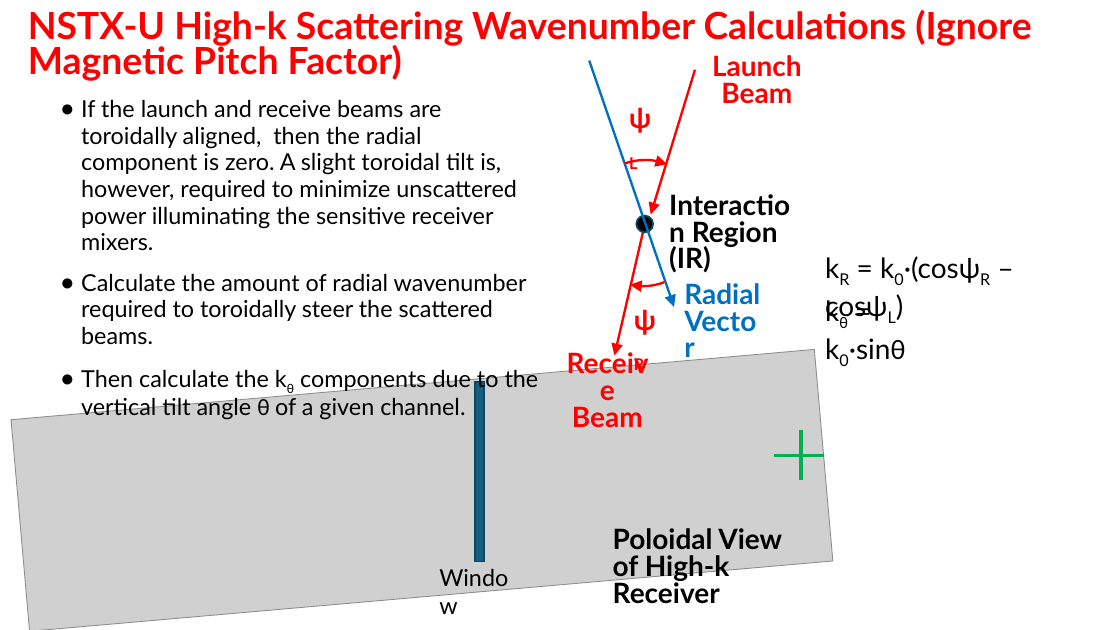
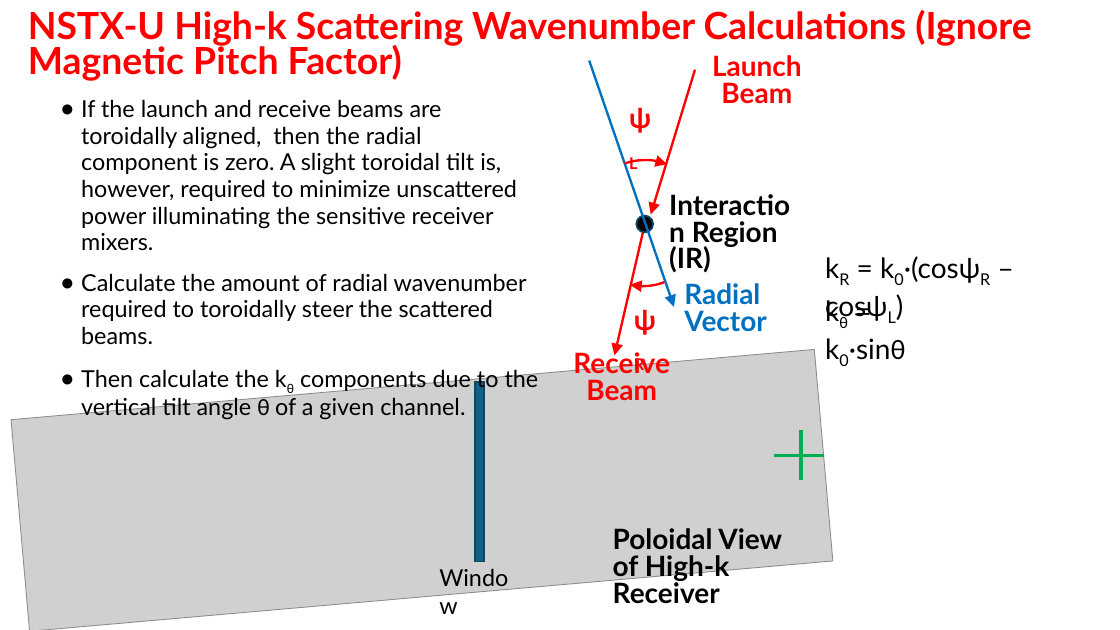
Before and after one commit to USTC-star/computer_share, a slide deck: slide 11 of NSTX-U High-k scattering Calculation_20240717.pptx (slide 12 before the commit). Drawn at 1120x630 pixels with LibreOffice and Linux fonts; fonts in the diff are those of the drawing; grey boxes stand for pictures. Boxes give left, top, right and bottom in pixels: in the first picture for what was removed or moved away, otherwise in the second. Text is boxed around its words. In the diff, an @@ line names an element or a change of style, - is before the commit and + after.

```diff
--- a/NSTX-U High-k scattering Calculation_20240717.pptx
+++ b/NSTX-U High-k scattering Calculation_20240717.pptx
@@ text "Radial Vector" rewrapped from box(684, 283, 760, 305) to box(684, 283, 767, 332) @@
@@ text "Receive Beam" rewrapped from box(572, 406, 643, 427) to box(573, 349, 670, 400) @@
```
Also in this commit, not shown: 3 other slides changed, 2 slides added, 2 other files.
